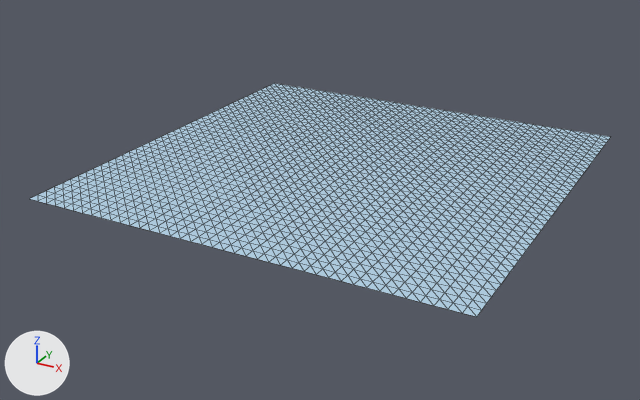
A saved change to the glTF model assets/models/water-swell-lite.glb.
Camera for both pictures: a 50 mm lens placed at (1126.0, -2204.0, 970.0), pointed at (-46.0, -73.0, -95.0). The axes (+X, +Y, +Z) are drawn at lower left. The lights are the same throughout. The first picture is the older version. Mesh edges are drawn as thin lines.

Objects in the first picture: 'SwellLite'.
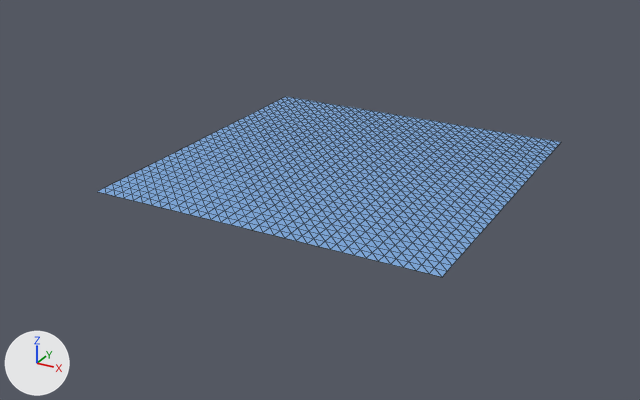
Boxes [x1, y1, x2, y2] around the edits, measured in the pictures (640 x 400 px):
'SwellLite', recoloured, reshaped (20% narrower, 23% shorter): before [30, 83, 610, 317]; after [97, 97, 561, 277]
part 1 of me_swelllite, deleted (blue): before [30, 83, 610, 317]

Edits to the bpy script that builds the scene:
```text
Change mat_sea:
    mat_sea.base_color: (0.46, 0.66, 0.82) -> (0.2, 0.4, 0.74)  # blue #b5d4ea -> blue #7caadf
Change me_swelllite:
    used by ob_swelllite; location = (0.0, 0.0, 0.0)
    remove me_swelllite.from_pydata(...)  # 1681 vertices, 3200 faces; spans x -640.0..640.0, y -640.0..640.0, z 0.0
    add me_swelllite.from_pydata(...)  # 1089 vertices, 2048 faces; spans x -512.0..512.0, y -512.0..512.0, z 0.0
    me_swelllite part 1: 592 vertices removed from x -640.0..640.0, y -640.0..640.0, z 0.0
```
